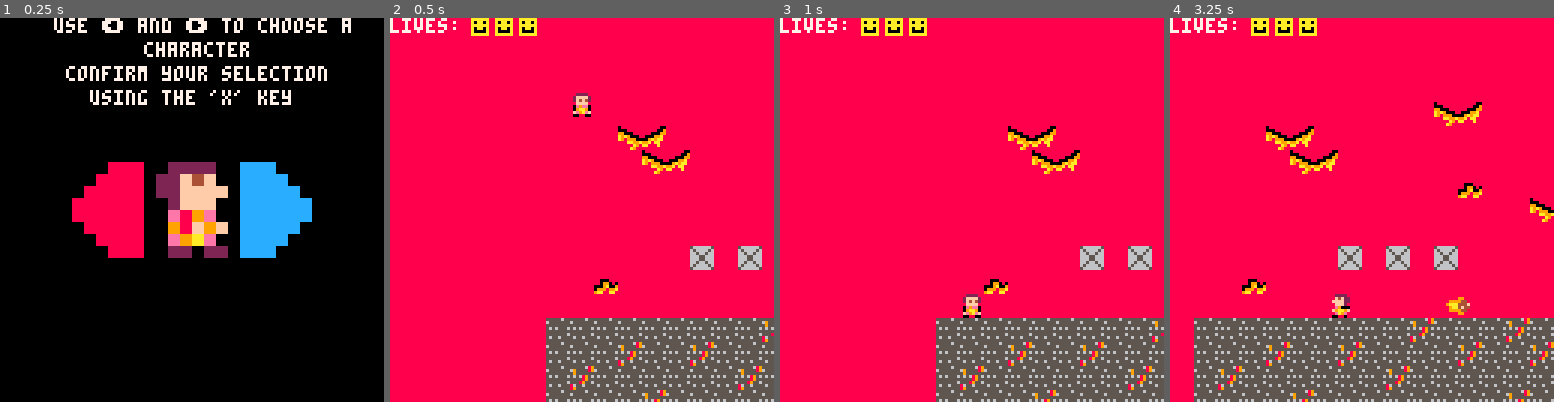
Above: before the commit, frames 1-4 (left to right).
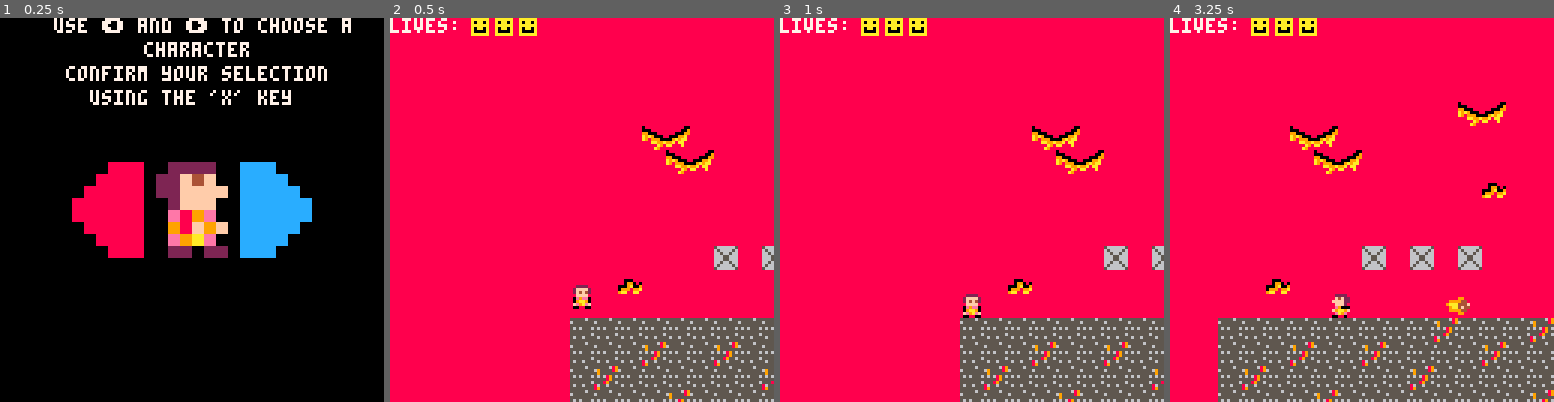
Above: after the commit, the same moments.

Repository: Chriswarkidd/Fall2018_GameDesign
Game: PICO-8 cartridge final.p8
The game is run twice, just before and just after one commit, with the same random seed, the same clock (stepped at 60 frames per second) and the same inputs.
Inputs:
- Up to frame 1 (0.25 s): no input
- Up to frame 2 (0.5 s): tap X (X key) at 0.33 s
- Up to frame 3 (1 s): no input
- Up to frame 4 (3.25 s): tap X (X key) at 1.07, 1.85, 2.97 s; hold Right 1.6-2.1 s; hold Up 2.15-2.42 s; hold Right 2.47-3.03 s; hold Left from 3.08 s (still down)

Frame 1 is identical in both runs. In frame 2, 5.7% of the frame differs, in the area x 40-100%, y 19-100%; in frame 3, 5.2%; in frame 4, 8.1%, in the area x 6-100%, y 21-100%.

Commit message:
Added some code for the level transitions

Diff:
--- a/final.p8
+++ b/final.p8
@@ -6,8 +6,10 @@
 music_on = false
 --note door flag is 3
 player = {
-	x = 8,
-	y = 0,
+	start_x = 0,
+	start_y = 8*8,
+	x = 0,
+	y = 8*8,
 	w = 3,
 	h = 7,
 	sx = 2,
@@ -98,6 +100,7 @@
     if btnp(5) then
 		update_func = update_game
 		input_delay = 0
+		cameray = -20
         draw_func = draw_game
     end
 end
@@ -233,8 +236,8 @@
 	if death_timer == 0 then
 		music(0, 4000)
 		update_func = update_game
-		player.x = 8
-		player.y = 0
+		player.x = player.start_x
+		player.y = player.start_y
 		camerax = -128
 	end
 end
@@ -314,7 +317,12 @@
 
     player.can_move = not check_move(new_pos.x, new_pos.y, player.w, player.h)
     if check_end(new_pos.x, new_pos.y, player.w, player.h) then
-
+		current_floor = 248
+		player.start_y = 22*8
+		cameray = player.start_y - 92
+		camerax = -128
+		player.x = 0
+		player.y = player.start_y
     end
     if player.can_move and player.x + dx > camerax then
         player.x += dx
@@ -462,10 +470,9 @@
             camerax = player.x - 60
         end
         -- cameray = player.y - 60
-        cameray = -20
         camera(camerax, cameray)
         cls(8)
-        map(0,0,0,0,128,16)
+        map(0,0,0,0,128,128)
         draw_bads()
 	    draw_projectiles()
         spr(player.sprite, player.x, player.y, 1, 1, player.flip_sprite_x)
@@ -605,7 +612,7 @@
 4040404040404040404040404040404040404040404040404040404040404040404040401040404040404040404040104010401040404040404040484a40404040494040404040404040401040404040404940404040404040404040404040401040404040104040404040404040404040404040404040404040404040404545
 4040404040404140414041404040404041404040494040404040404040404140404040404140404040404040404040414041404140404040404040404040404040404040404010404040404141414040404040404040404040404040414041404140404040414141404040404040404040404040404040414040494040404545
 4040494040404040404040404040404040404040404040404040404040414140404040404040404040404040404040404040404040404040404040404040404040404041404041404040404040404040404040404040404040404040404040404040404040404040404040404040404040404040404041414040404040404546
-4040404040404040404040404040404040404010404040404040404041414140404040404040444040404040404440404040404040444444404010404040404040404141404041414040404040404040444040404040404040404440404040404040404410404040404040404044404040404040404141414040404040104747
+4040404040404040404040404040404040404010404040404040404041414140404040404040444040404040404440404040404040444440404010404040404040404141404041414040404040404040444040404040404040404440404040404040404410404040404040404044404040404040404141414040404040104747
 4242424242424242424342424243424242424242424342404042424243424242424243424242424342404042424342424242424242434242424242404042434242424242434242424242424342424242434242424040434242424243424242424243424242434242424243424242434242424040424342424243424242424242
 4242424342424342424242434242434243424243424242404043424242424342424242424243424242404043424242424342424243424243424342404042424242434242424243424242424242434242424342424040424243424242424243424342424242424243424242424242434242434040424242434242424242434242
 4243424242424242434242424242424242424242424342444442424342424242434242434342424242444442424342424242424242424342434242444442424342424242424242424243424242424342424243424444424242424242434242424242424342424242424243424242424242424444424242424242434242424242
